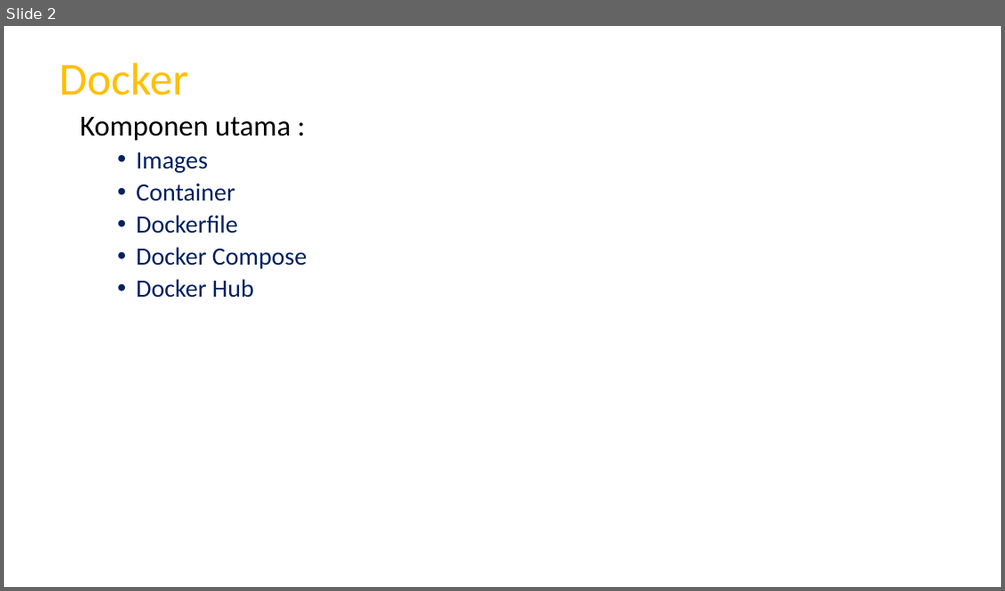
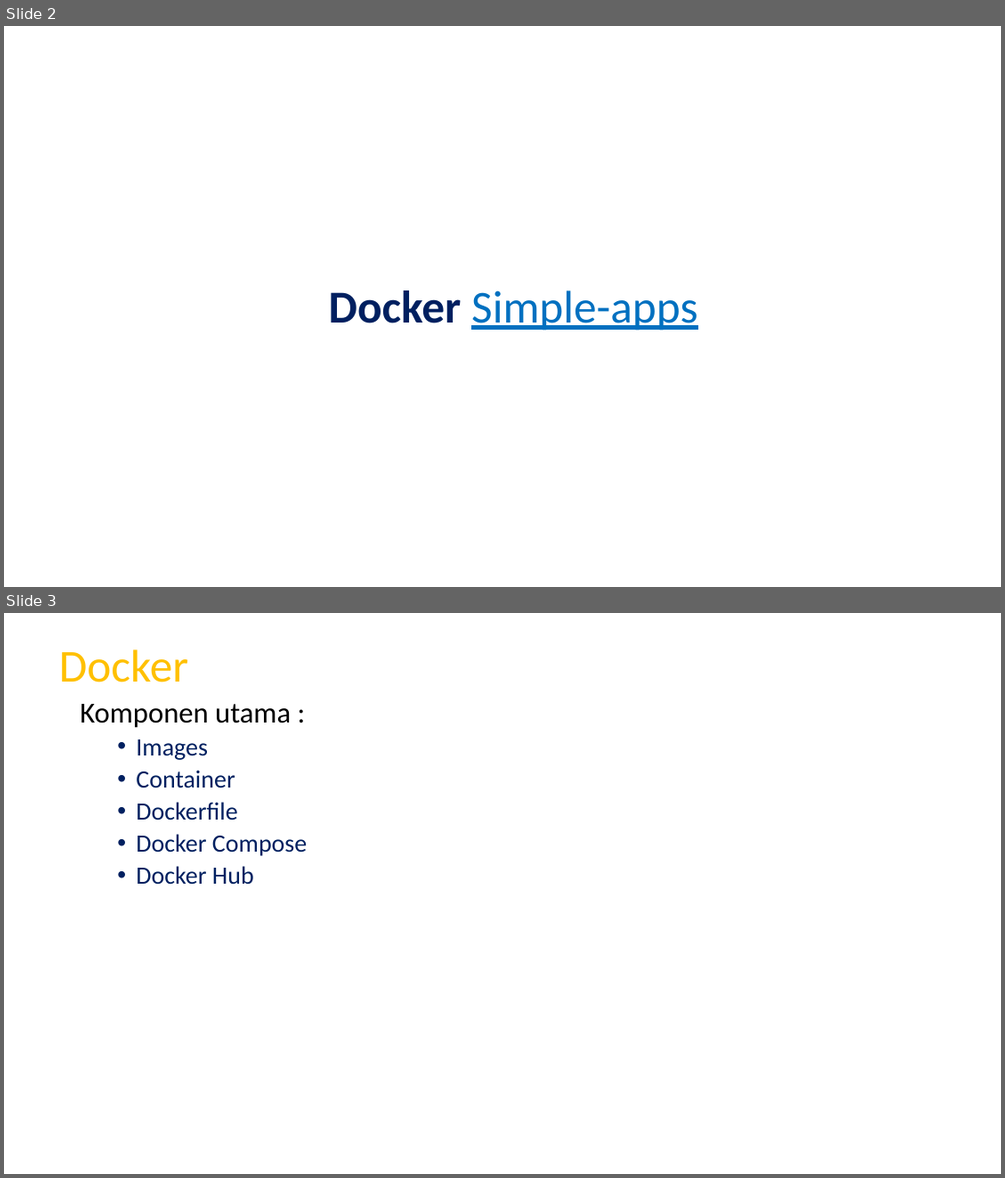
Before and after one commit to amelcharolinesgn2/ClouD-Infrastructure-SISKA-2025, a slide deck: Cource_LAB_Create a Create a Docker on Ubuntu 20.04.pptx. Shown one above the other, each under a label of ours: slide 2 before the commit, slides 2 and 3 after it. The pictures are 1005x591 and 1005x1178 pixels, drawn with LibreOffice and Linux fonts; fonts in the diff are those of the drawing. Boxes give left, top, right and bottom in pixels: in the first picture for what was removed or moved away, otherwise in the second. Text is boxed around its words. In the diff, an @@ line names an element or a change of style, - is before the commit and + after.

```diff
--- a/Cource_LAB_Create a Create a Docker on Ubuntu 20.04.pptx
+++ b/Cource_LAB_Create a Create a Docker on Ubuntu 20.04.pptx
@@ slide 2 added at [4, 26, 1001, 587], background #FFFFFF @@
@@ title added at [329, 290, 698, 330], 44 pt, text #0070C0, underline @@
+Docker Simple-apps
@@ what was slide 2 is now slide 3 @@
```
Also in this commit, not shown: 2 other slides added.
